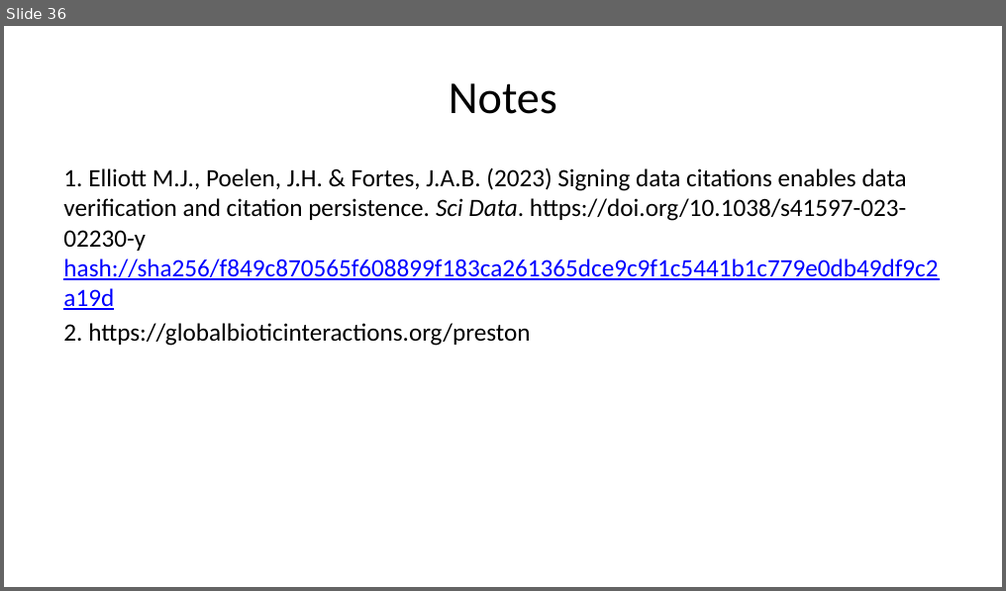
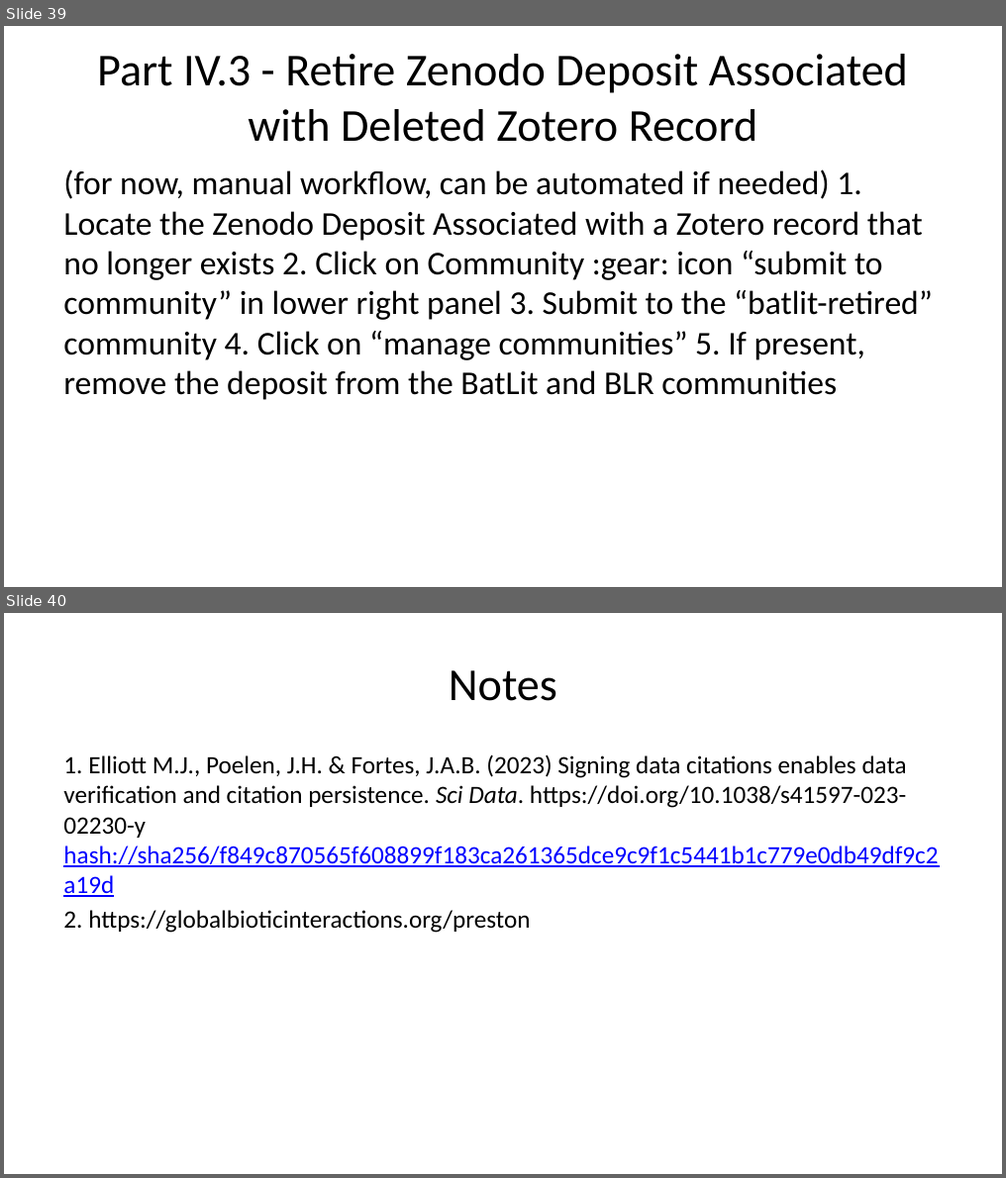
Before and after one commit to bat-literature/bat-literature.github.io, a slide deck: workshop.pptx. Shown one above the other, each under a label of ours: slide 36 before the commit, slides 39 and 40 after it. The pictures are 1006x591 and 1006x1178 pixels, drawn with LibreOffice and Linux fonts; fonts in the diff are those of the drawing. Boxes give left, top, right and bottom in pixels: in the first picture for what was removed or moved away, otherwise in the second. Text is boxed around its words. In the diff, an @@ line names an element or a change of style, - is before the commit and + after.

```diff
--- a/workshop.pptx
+++ b/workshop.pptx
@@ slide 39 added at <box>4,26,1002,587</box>, background #FFFFFF @@
@@ title added at <box>97,54,908,142</box>, 33 pt, text #000000 @@
+Part IV.3 - Retire Zenodo Deposit Associated with Deleted Zotero Record
@@ text added at <box>63,170,933,400</box>, 24 pt, text #000000 @@
+(for now, manual workflow, can be automated if needed) 1. Locate the Zenodo Deposit Associated with a Zotero record that no longer exists 2. Click on Community :gear: icon “submit to community” in lower right panel 3. Submit to the “batlit-retired” community 4. Click on “manage communities” 5. If present, remove the deposit from the BatLit and BLR communities
@@ what was slide 36 is now slide 40 @@
```
Also in this commit, not shown: 1 slide changed, 3 other slides added, 3 other files.
